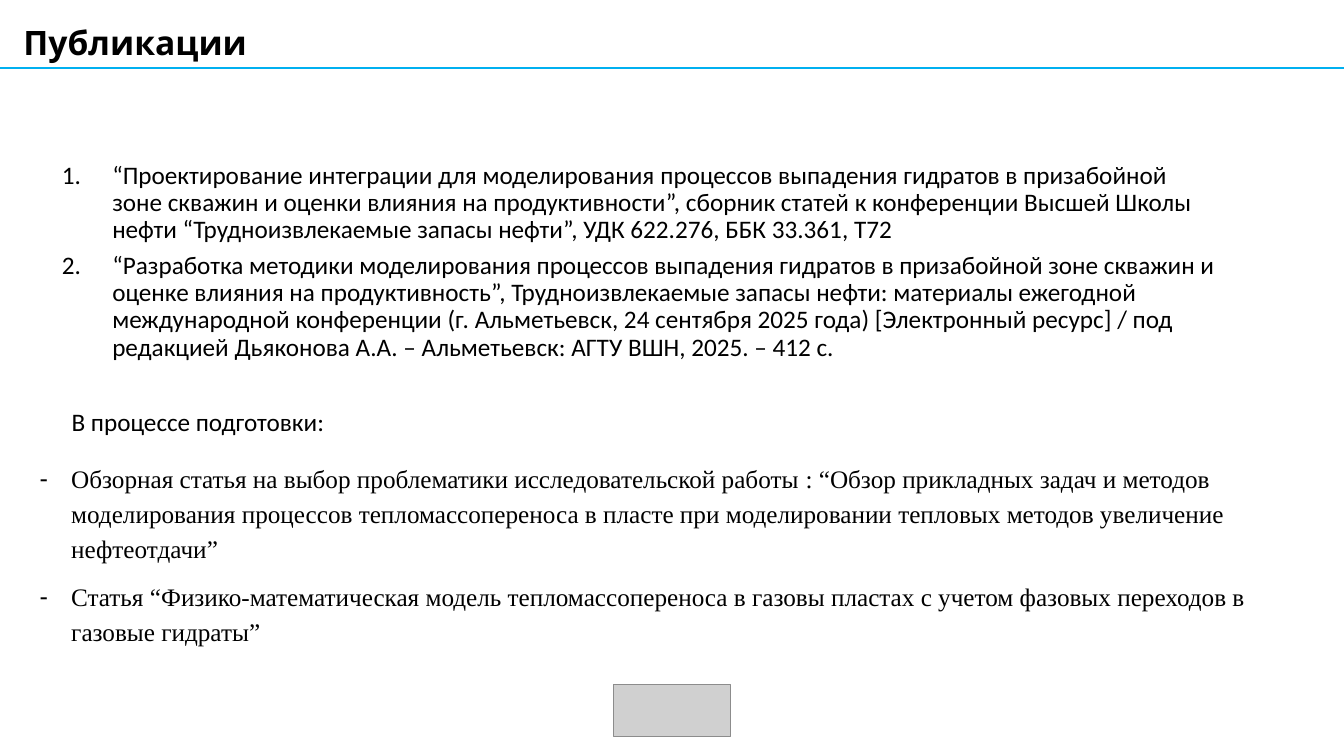
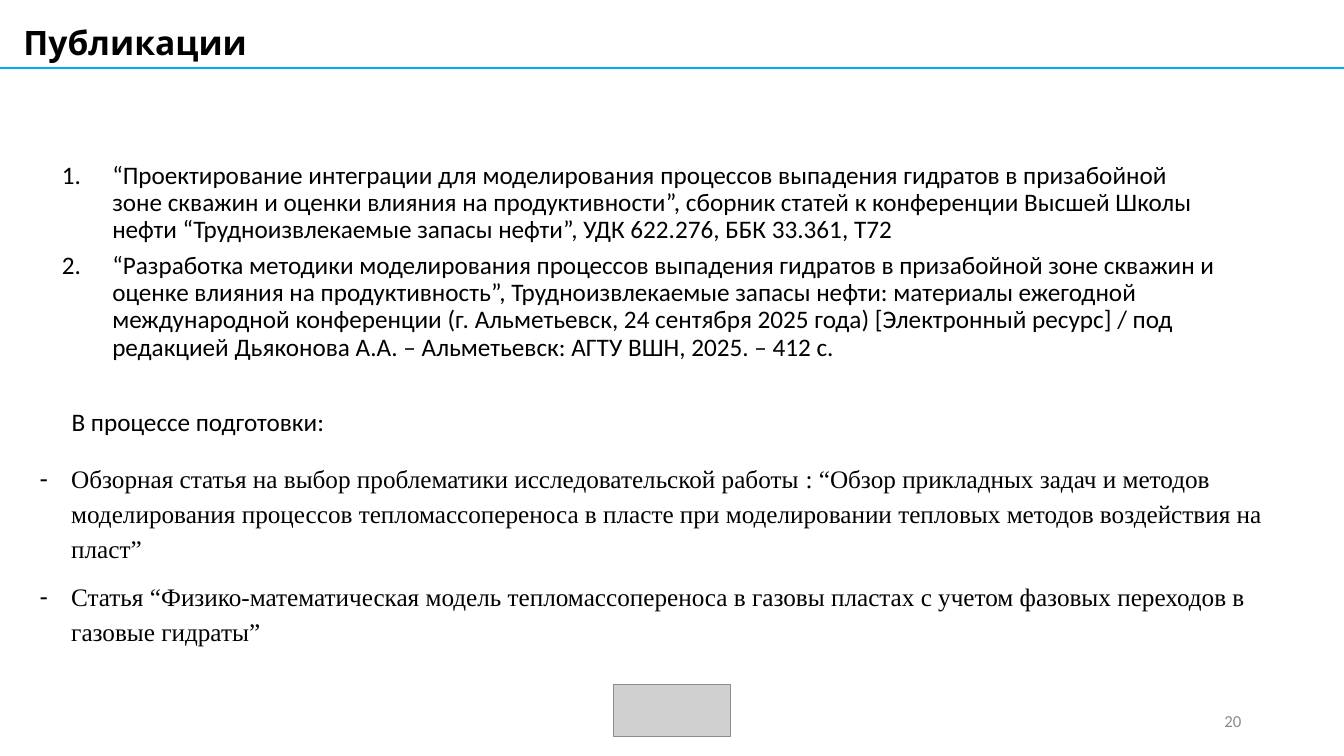
Before and after one commit to AlxndrKlbk/PhD_scriptorium, a slide deck: slide 20 of my_articles/3_course/автореферат/Kolbeko_AB.pptx. Drawn at 1344x756 pixels with LibreOffice and Linux fonts; fonts in the diff are those of the drawing; grey boxes stand for pictures. Boxes give left, top, right and bottom in pixels: in the first picture for what was removed or moved away, otherwise in the second. Text is boxed around its words. In the diff, an @@ line names an element or a change of style, - is before the commit and + after.

```diff
--- a/my_articles/3_course/автореферат/Kolbeko_AB.pptx
+++ b/my_articles/3_course/автореферат/Kolbeko_AB.pptx
@@ text at [71, 470, 1262, 559]: text changed @@
-– Обзорная статья на выбор проблематики исследовательской работы : “Обзор прикладных задач и методов моделирования процессов тепломассопереноса в пласте при моделировании тепловых методов увеличение нефтеотдачи”
+– Обзорная статья на выбор проблематики исследовательской работы : “Обзор прикладных задач и методов моделирования процессов тепломассопереноса в пласте при моделировании тепловых методов воздействия на пласт”
@@ page number added at [1224, 716, 1241, 727], 12 pt, text #8C8C8C @@
+20
```
Also in this commit, not shown: 23 other slides changed, 2 other files.
